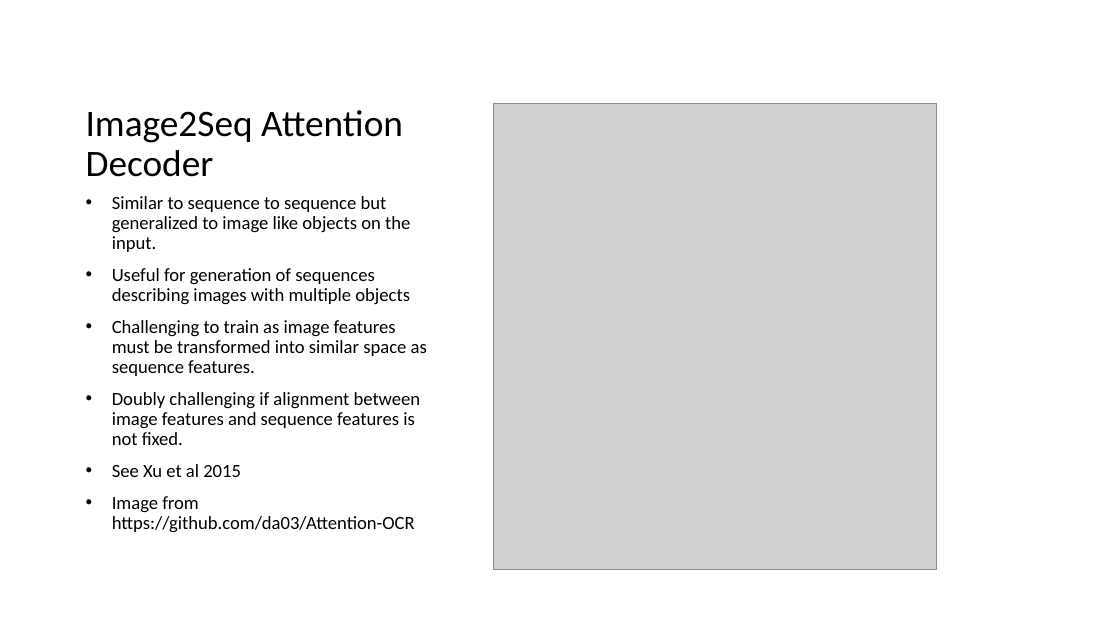
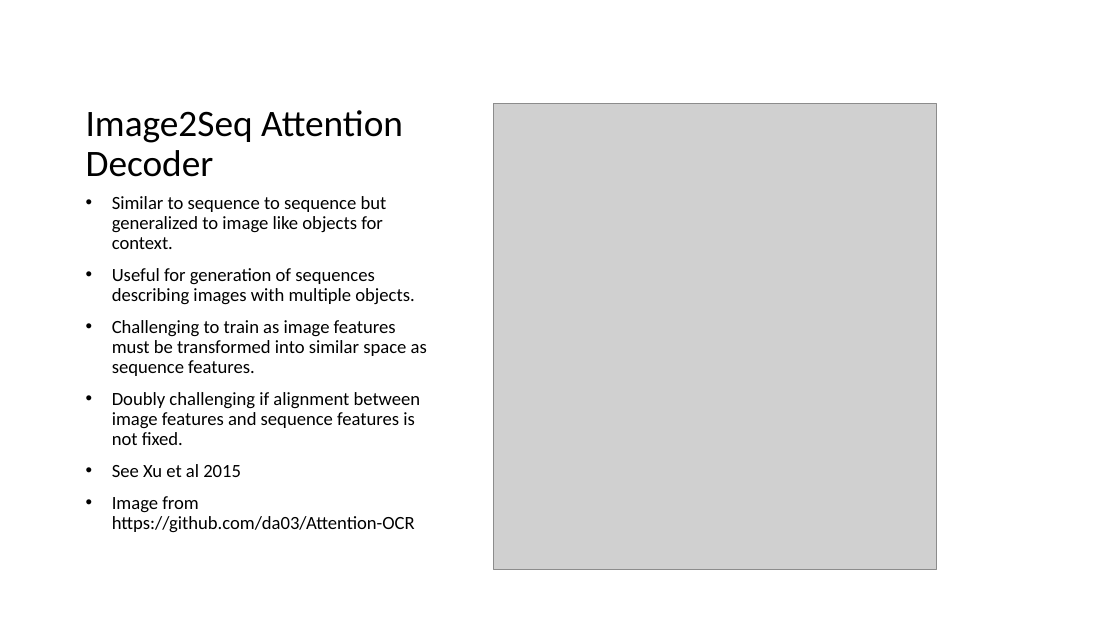
Before and after one commit to clinzy/AttentionModels101, a slide deck: slide 8 of AttentionModels101-DSNashville.pptx. Drawn at 1120x630 pixels with LibreOffice and Linux fonts; fonts in the diff are those of the drawing; grey boxes stand for pictures. Boxes give left, top, right and bottom in pixels: in the first picture for what was removed or moved away, otherwise in the second. Text is boxed around its words. In the diff, an @@ line names an element or a change of style, - is before the commit and + after.

```diff
--- a/AttentionModels101-DSNashville.pptx
+++ b/AttentionModels101-DSNashville.pptx
@@ text at box(112, 196, 414, 305): text changed @@
-• Similar to sequence to sequence but generalized to image like objects on the input.
-• Useful for generation of sequences describing images with multiple objects
+• Similar to sequence to sequence but generalized to image like objects for context.
+• Useful for generation of sequences describing images with multiple objects.
```
Also in this commit, not shown: 11 other slides changed.
